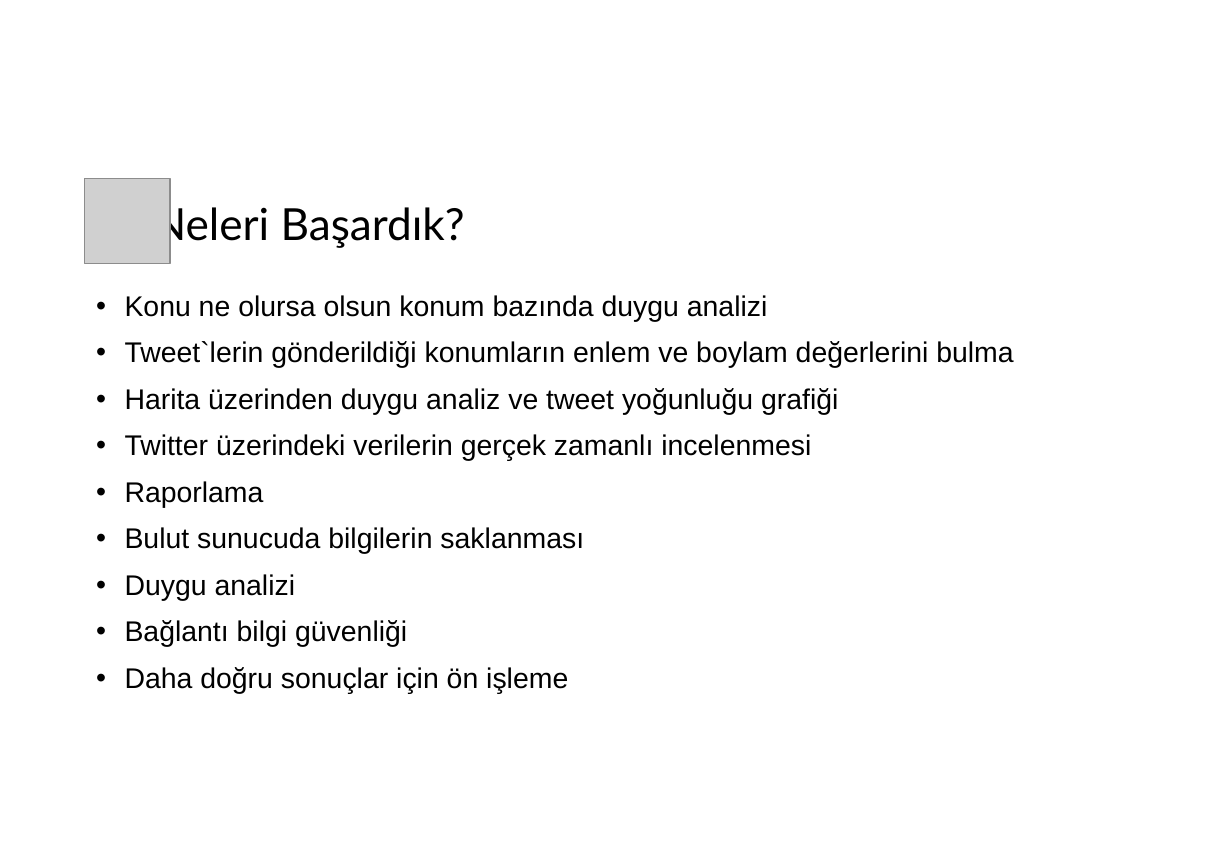
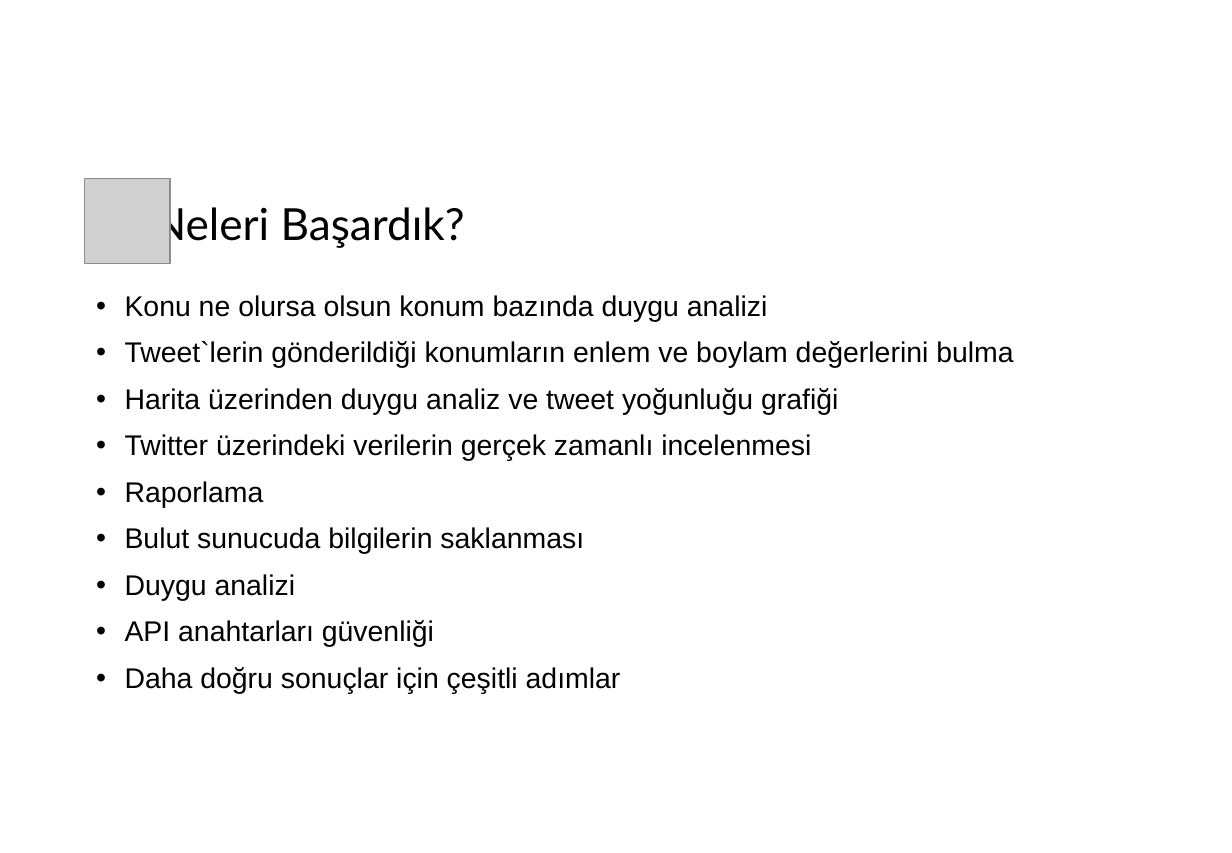
Before and after one commit to EnginKARATAS/twitter-sentiment-analyse, a slide deck: slide 4 of thesis/presentation.pptx. Drawn at 1232x853 pixels with LibreOffice and Linux fonts; fonts in the diff are those of the drawing; grey boxes stand for pictures; background and template pictures are left out. Boxes give left, top, right and bottom in pixels: in the first picture for what was removed or moved away, otherwise in the second. Text is boxed around its words. In the diff, an @@ line names an element or a change of style, - is before the commit and + after.

```diff
--- a/thesis/presentation.pptx
+++ b/thesis/presentation.pptx
@@ text at bbox=[125, 620, 621, 694]: text changed @@
-• Bağlantı bilgi güvenliği
-• Daha doğru sonuçlar için ön işleme
+• API anahtarları güvenliği
+• Daha doğru sonuçlar için çeşitli adımlar
```
Also in this commit, not shown: 4 other slides changed, 1 slide added, 1 other file.
